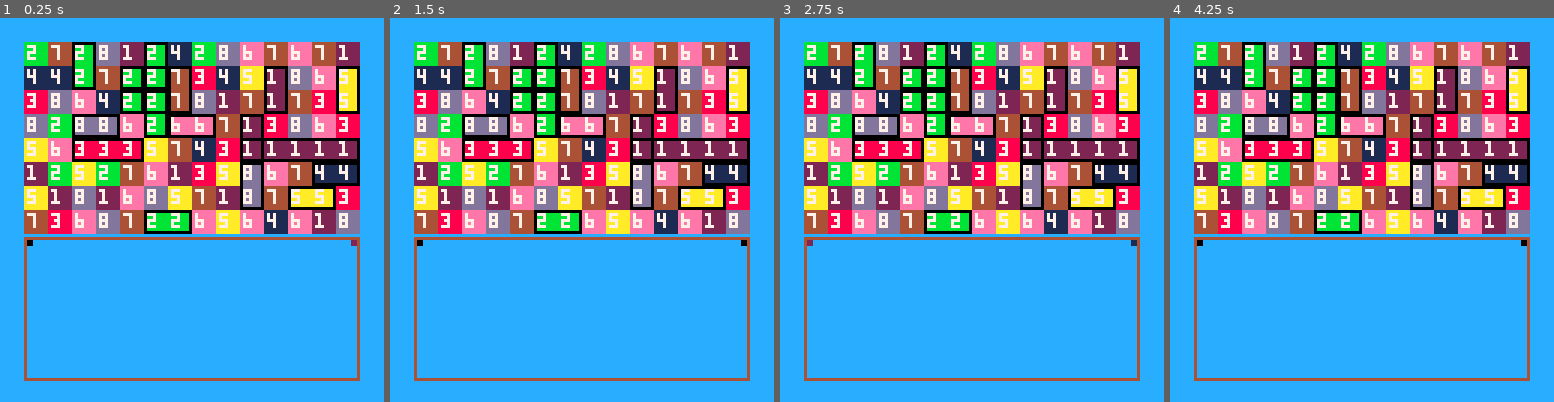
Above: before the commit, frames 1-4 (left to right).
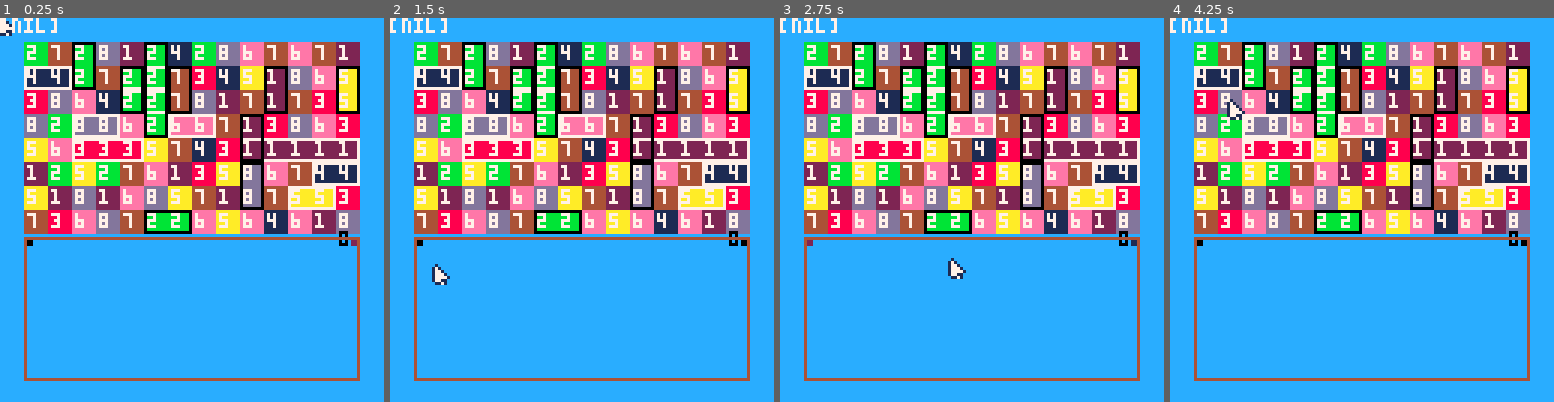
Above: after the commit, the same moments.

Repository: PxPerfectMike/match4
Game: PICO-8 cartridge match4.p8
The game is run twice, just before and just after one commit, with the same random seed, the same clock (stepped at 60 frames per second) and the same inputs.
Inputs (mouse positions are in pixels of both pictures, inside the frame that each line leads up to):
- Up to frame 1 (0.25 s): no input
- Up to frame 2 (1.5 s): click (670, 121) at 0.67 s; click (436, 267) at 1.22 s
- Up to frame 3 (2.75 s): click (887, 114) at 1.77 s; click (952, 259) at 2.32 s
- Up to frame 4 (4.25 s): click (1404, 106) at 2.87 s; click (1465, 256) at 3.42 s; click (1231, 102) at 3.97 s

The runs differ from the first frame. In frame 1, 2.8% of the frame differs, in the area x 0-94%, y 0-60%; in frame 2, 2.9%, in the area x 0-94%, y 0-70%; in frame 3, 2.9%; in frame 4, 2.9%.

Commit message:
mess with soultion detection

Diff:
--- a/match4.p8
+++ b/match4.p8
@@ -35,6 +35,11 @@
 end
 
 function _update()
+    local clicked_tile = get_clicked_tile()
+    if clicked_tile ~= nil then
+        -- handle the click event, e.g., remove the tile
+        print("clicked on tile: " .. clicked_tile)
+    end
 end
 
 function _draw()
@@ -42,6 +47,15 @@
     draw_grid()
     check_grid()
 
+    --draw cursor
+    spr(0, stat(32) - 1, stat(33) - 1)
+    print(stat(34))
+    if get_clicked_tile() != -1 then
+        print("" .. get_clicked_tile() .. ":" .. grid[get_clicked_tile()], 0, 0, 7)
+    else
+        print("[nil]", 0, 0, 7)
+    end
+
     draw_ui()
 end
 
@@ -49,6 +63,29 @@
 -->8
 ---------- page 1 ----------
 -- helper functions
+
+function get_clicked_tile()
+    mouse_x = stat(32)
+    mouse_y = stat(33)
+    left_button = band(stat(34), 0x1) == 0x1
+
+    if left_button then
+        tile_x = flr((mouse_x - sz.x_buff) / sp.screen_dim)
+        tile_y = flr((mouse_y - sz.y_buff) / sp.screen_dim)
+        tile_index = tile_y * sz.x_len + tile_x
+
+        -- return the tile index if it's valid
+        if mouse_x >= sz.x_buff
+                and mouse_x <= sz.x_len * sp.dim + sz.x_buff
+                and mouse_y >= sz.y_buff
+                and mouse_y <= sz.y_len * sp.dim + sz.y_buff then
+            return tile_index
+        end
+    end
+
+    return -1
+end
+
 function printsomething()
     print("something")
 end
@@ -103,23 +140,6 @@
 function check_grid()
     possible_solutions = {}
     solution_tiles = {}
-    --[[a possible solution has to consist of two matching tiles and what direction they are pointing in,
-        since we will only be checking horizontal and vertical
-        {tile number, direction}, {32, vertical}, {5, horizontal}
-
-        how do we deal with an L shaped connection?
-        have a solutions group that consists of the tiles that are part of the solution and remove those tiles independent of which match they are part of
-        so basically all the tiles in the solutions list will be moved at the end of the turn
-        going though the possible solutions list, it will check against both the grid tiles and solution tiles to find solutions,
-        but only tiles that aren't already in the solution tiles will be added to solution tiles
-
-        once a solution is found for possible solutions tile, remove them from the possible solutions list and put them into solutions tile list
-
-        instead of tracking the direction just put the adjacent tile into the second slot so it works like {32, 33} and {5, 5+x_len}
-        but how do we deal with multiples like a cross an L shape or a T shape?
-        we can just go from tile to tile and check only right and bottom connections this way it won't have an execive ammount of duplicates but should be able to check everything
-        for example with the sidways T shape it will see the top two and check up and down from that, and do the same for the rest
-        and with the solutions it will only add tiles that aren't already in solution_tiles]]
 
     -- checking horizontal matches
     for i = 0, sz.x_len * sz.y_len - 1 do
@@ -165,15 +185,51 @@
         end
     end
 
-    deli(possible_solutions, 1)
+    --deli(possible_solutions, 1) starts at 1 not 0
 
     for i = 1, #possible_solutions do
+        color = 0
+
+        if #possible_solutions[i] == 2 then
+            solvable = false
+            if i < vertical then
+                -- if horizontal
+                -- the first item will be the left most tile so check to the left, top, and bottom of the first tile
+                -- the last item will be the right most tile so check the right, top, and bottom of the last tile
+            else
+                -- if vertical
+                -- the first item will be the top most tile so check to the top, left, and right of the first tile
+                -- the last item will be the bottom most tile so check the bottom, left, and right of the last tile
+            end
+            if solvable then color = 7 end
+        elseif #possible_solutions[i] == 3 then
+            solvable = false
+            if i < vertical then
+                -- if horizontal
+                -- the first item will be the left most tile so check to the left, top, and bottom of the first tile
+                -- the last item will be the right most tile so check the right, top, and bottom of the last tile
+            else
+                -- if vertical
+                -- the first item will be the top most tile so check to the top, left, and right of the first tile
+                -- the last item will be the bottom most tile so check the bottom, left, and right of the last tile
+            end
+            if solvable then color = 7 end
+        else
+            color = 9
+        end
+
+        if i < vertical then
+            color = 7
+        else
+            color = 0
+        end
+
         rect(
             possible_solutions[i][1] % sz.x_len * sp.screen_dim + sz.x_buff,
             flr(possible_solutions[i][1] / sz.x_len) * sp.screen_dim + sz.y_buff,
             possible_solutions[i][#possible_solutions[i]] % sz.x_len * sp.screen_dim + sz.x_buff + sp.screen_dim - 1,
             flr(possible_solutions[i][#possible_solutions[i]] / sz.x_len) * sp.screen_dim + sz.y_buff + sp.screen_dim - 1,
-            0
+            color
         )
     end
 end
@@ -191,13 +247,13 @@
 -------- end page 2 --------
 
 __gfx__
-0000000022222222bbbbbbbb8888888811111111aaaaaaaaeeeeeeee44444444dddddddd00000000000000000000000000000000000000000000000000000000
-0770077022222222bbbbbbbb8888888811111111aaaaaaaaeeeeeeee44444444dddddddd00000000000000000000000000000000000000000000000000000000
-0777777022222222bbbbbbbb8888888811111111aaaaaaaaeeeeeeee44444444dddddddd00000000000000000000000000000000000000000000000000000000
-0077770022222222bbbbbbbb8888888811111111aaaaaaaaeeeeeeee44444444dddddddd00000000000000000000000000000000000000000000000000000000
-0077770022222222bbbbbbbb8888888811111111aaaaaaaaeeeeeeee44444444dddddddd00000000000000000000000000000000000000000000000000000000
-0777777022222222bbbbbbbb8888888811111111aaaaaaaaeeeeeeee44444444dddddddd00000000000000000000000000000000000000000000000000000000
-0770077022222222bbbbbbbb8888888811111111aaaaaaaaeeeeeeee44444444dddddddd00000000000000000000000000000000000000000000000000000000
+0100000022222222bbbbbbbb8888888811111111aaaaaaaaeeeeeeee44444444dddddddd00000000000000000000000000000000000000000000000000000000
+1710000022222222bbbbbbbb8888888811111111aaaaaaaaeeeeeeee44444444dddddddd00000000000000000000000000000000000000000000000000000000
+1771000022222222bbbbbbbb8888888811111111aaaaaaaaeeeeeeee44444444dddddddd00000000000000000000000000000000000000000000000000000000
+1777100022222222bbbbbbbb8888888811111111aaaaaaaaeeeeeeee44444444dddddddd00000000000000000000000000000000000000000000000000000000
+1777710022222222bbbbbbbb8888888811111111aaaaaaaaeeeeeeee44444444dddddddd00000000000000000000000000000000000000000000000000000000
+1771100022222222bbbbbbbb8888888811111111aaaaaaaaeeeeeeee44444444dddddddd00000000000000000000000000000000000000000000000000000000
+0117100022222222bbbbbbbb8888888811111111aaaaaaaaeeeeeeee44444444dddddddd00000000000000000000000000000000000000000000000000000000
 0000000022222222bbbbbbbb8888888811111111aaaaaaaaeeeeeeee44444444dddddddd00000000000000000000000000000000000000000000000000000000
 00000000000000000000000000000000000000000000000000000000000000000000000000000000000000000000000000000000000000000000000000000000
 00000000000000000000000000000000000000000000000000000000000000000000000000000000000000000000000000000000000000000000000000000000
